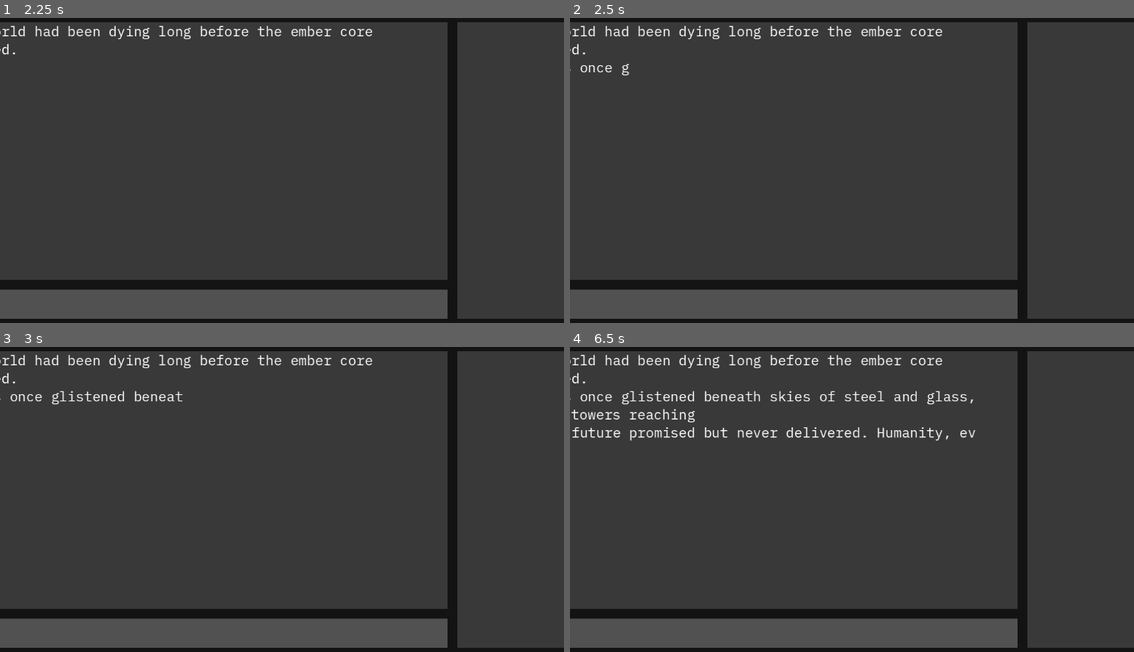
Above: before the commit, frames 1-4 (two rows, left to right).
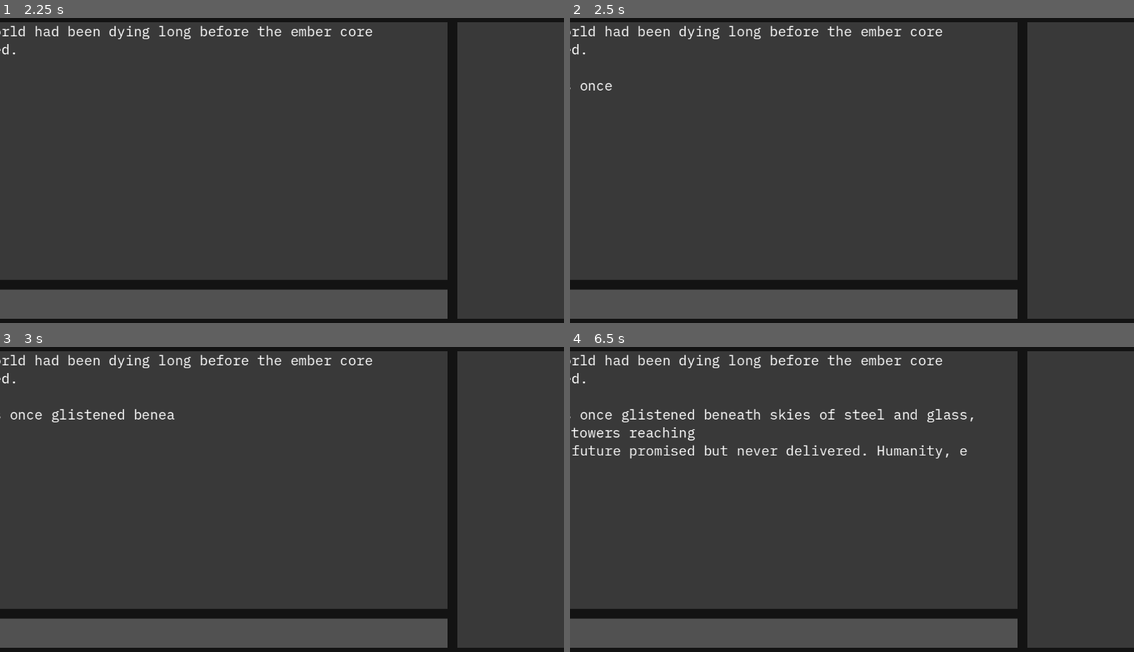
Above: after the commit, the same moments.

Repository: Gordope/CoT
Game: Godot game, scene res://control_(root).tscn
Same seed, same stepped clock (60 frames per second), same inputs: the game is played once before the commit and once after it.
Inputs (mouse positions are in pixels of both pictures, inside the frame that each line leads up to):
- Up to frame 1 (2.25 s): click (214, 304) at 0.52 s; type "12" at 0.6 s
- Up to frame 2 (2.5 s): no input
- Up to frame 3 (3 s): no input
- Up to frame 4 (6.5 s): no input

Frame 1 is identical in both runs. In frame 2, 0.2% of the frame differs, in the area x 0-11%, y 15-24%; in frame 3, 0.7%; in frame 4, 3.1%, in the area x 0-72%, y 14-37%.
Error after the commit: Parse Error: Could not parse global class "GameArea" from "res://rooms/room.gd". (res://command_processor.gd:184)

Commit message:
stats autoload added

Diff:
--- /dev/null
+++ b/Stats.gd
@@ -0,0 +1,18 @@
+extends Node
+
+var str = 0
+var dex = 0
+var intel = 0
+var luck = 0
+var char = 0
+var wis = 0
+var con = 0
+
+func get_stats(stats: Array):
+	str = stats[0]
+	dex = stats[1]
+	intel = stats[2]
+	luck = stats[3]
+	char = stats[4]
+	wis = stats[5]
+	con = stats[6]
--- a/command_processor.gd
+++ b/command_processor.gd
@@ -38,6 +38,12 @@
 			return give(second_word)
 		"help":
 			return help()
+		"1":
+			return get_option1()
+		"2":
+			return get_option2()
+		"3":
+			return get_option3()
 		_:
 			return Types.wrap_system_text("Unrecognized command - please try again")
 
@@ -49,7 +55,7 @@
 	if current_room.exits.keys().has(second_word):
 		var exit = current_room.exits[second_word]
 		if exit.is_locked:
-			return Types.wrap_location_text(second_word) + " is currently " + Types.wrap_system_text("location!")
+			return Types.wrap_location_text(second_word) + " is currently " + Types.wrap_system_text("locked!")
 
 		var change_response = change_room(exit.get_other_room(current_room))
 		return "\n".join(PackedStringArray(["You go " + Types.wrap_location_text(second_word) + '.', change_response]))
@@ -162,8 +168,20 @@
 		" help"
 	]))
 
+func get_option1():
+	return current_room.option1()
+
+
+func get_option2():
+	return current_room.option2()
+
+
+func get_option3():
+	return current_room.option3()
+
+
 
 func change_room(new_room: GameArea) -> String:
 	current_room = new_room
 	emit_signal("room_changed", new_room)
-	return new_room.get_full_description()
+	return new_room.get_room_description()
--- a/control_(root).gd
+++ b/control_(root).gd
@@ -25,6 +25,7 @@
 
 func stats_selected(all_stats: Array):
 	self.all_stats = all_stats
+	Stats.get_stats(all_stats)
 
 	game_info.history_rows.get_child(0).queue_free()
 	game_info.history_rows.get_child(1).queue_free()
@@ -49,18 +50,16 @@
 
 func create_intro_story():
 	var intro_story = "The world had been dying long before the ember core erupted.
-Cities once glistened beneath skies of steel and glass, thier towers reaching
+
+Cities once glistened beneath skies of steel and glass, their towers reaching
 for a future promised but never delivered. Humanity, ever hungry, ever blind, dug deeper,
-demanded more. And beneath the surface, beneath the earth's skin, someting dark was stirring.
-The Ember Core was supposed to be the answer. A limitless power source.
+demanded more. And beneath the surface, beneath the earth's skin, someting dark was stirring. The Ember Core was supposed to be the answer. A limitless power source.
 
-HUmanity's salvation.
+Humanity's salvation.
 
 But salvation turned to ash.
 
-You remember the day the sky bled fire. The day the world split open, when the ground roared
-beneath your feet, and a wave of burning light engulfed everything. You were a child then - too young
-to understand the scale of the disaster, too innocent to graps the finality of it. They called it the
+You remember the day the sky bled fire. The day the world split open, when the ground roared beneath your feet, and a wave of burning light engulfed everything. You were a child then - too young to understand the scale of the disaster, too innocent to graps the finality of it. They called it the
 
 GREAT EMBER
 
@@ -71,12 +70,11 @@
 
 YOU survived
 
-It's been twenty years since the Ember Core detonated, tearing out the heart of the planet. You've
-grown up in the Ashen Expanse, a wasteland of scorched earth and shattered ruins, where life clings like moss
-to a dying tee. The cities of old are nothing byt hollow skeletons now, their bones blackened by the flames that
+It's been twenty years since the Ember Core detonated, tearing out the heart of the planet.
+
+You've grown up in the Ashen Expanse, a wasteland of scorched earth and shattered ruins, where life clings like moss to a dying tree. The cities of old are nothing but hollow skeletons now, their bones blackened by the flames that
 consumed them. Survivors roam the waste scavenging for scraps, fighting for drops of water and gasps of clean air.
-You've spent you life among them, hiding from the dangers of the surface - radiation, mutated creatures, and the machines
-that hunt the living
+You've spent you life among them, hiding from the dangers of the surface - radiation, mutated creatures, and the machines that hunt the living
 
 But lately, whispers have spread through the ruins, a promise of salvation, rumors carried on the wind like the scent of smoke.
 
--- a/project.godot
+++ b/project.godot
@@ -18,6 +18,7 @@
 [autoload]
 
 Types="*res://globals/Types.gd"
+Stats="*res://Stats.gd"
 
 [display]
 
--- a/rooms/room.gd
+++ b/rooms/room.gd
@@ -4,6 +4,10 @@
 
 @export var room_name = "Room Name":set = set_room_name
 @export_multiline var room_description = "This is the description of the room":set = set_room_description
+
+@export_multiline var option1 = ""
+@export_multiline var option2 = ""
+@export_multiline var option3 = ""
 
 var exits: Dictionary = {}
 var npcs = []
@@ -31,7 +35,9 @@
 
 
 func get_full_description() -> String:
-	var full_description = PackedStringArray([get_room_description()])
+	var full_description = PackedStringArray([get_room_name()])
+
+	full_description.append(get_room_description())
 
 	var npc_description = get_npc_description()
 	if npc_description != "":
@@ -47,8 +53,13 @@
 	return full_description_string
 
 
+func get_room_name() -> String:
+	return "You are now in: " + Types.wrap_location_text(room_name)
+
+
+
 func get_room_description() -> String:
-	return "You are now in: " + Types.wrap_location_text(room_name) + ". It is " + room_description
+	return room_description
 
 func get_npc_description() -> String:
 	if npcs.size() == 0:
@@ -109,3 +120,15 @@
 			_:
 				printerr("Tried to connect invalid direction %s", direction)
 	return exit
+
+
+func option1():
+	pass
+
+
+func option2():
+	pass
+
+
+func option3():
+	pass
